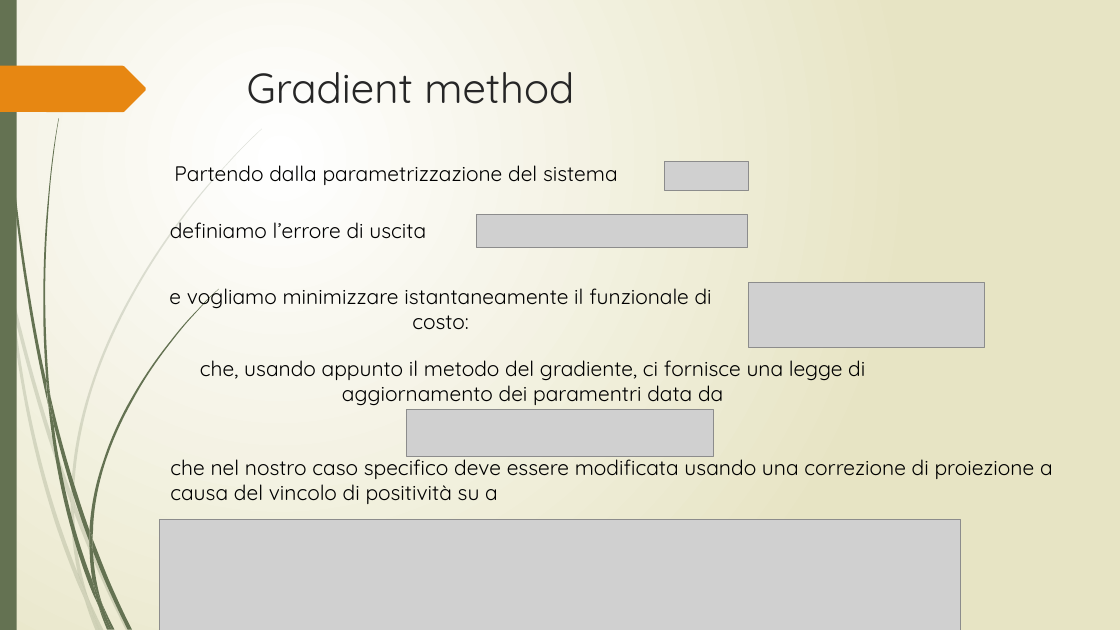
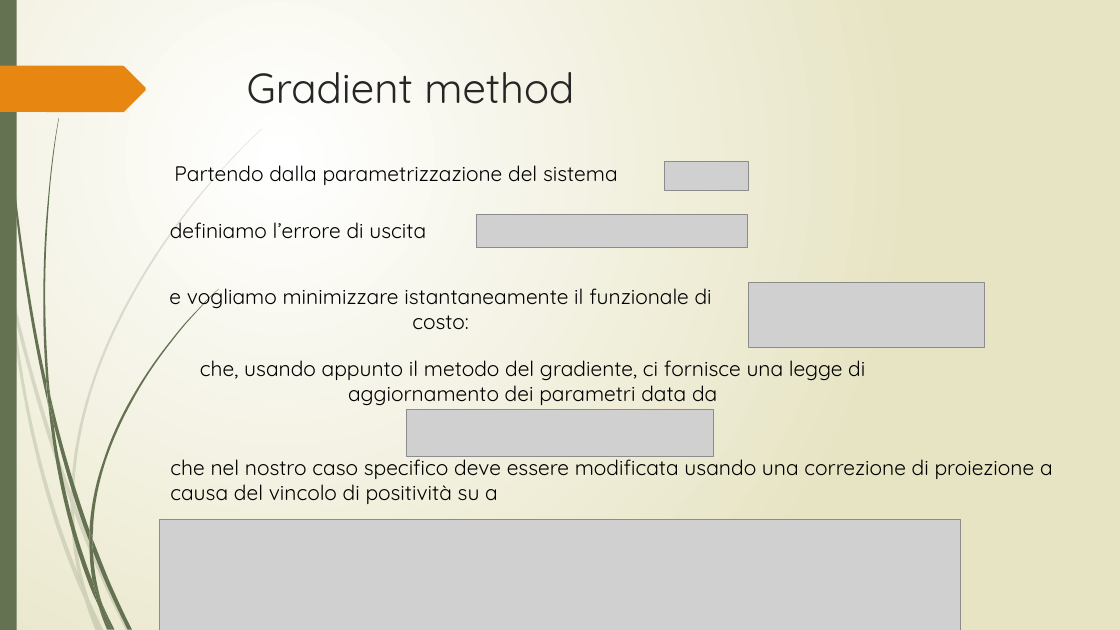
Before and after one commit to simonesinceri/CRA-2020-2021, a slide deck: slide 3 of Assignment_2/presentazione ass2.pptx. Drawn at 1120x630 pixels with LibreOffice and Linux fonts; fonts in the diff are those of the drawing; grey boxes stand for pictures. Boxes give left, top, right and bottom in pixels: in the first picture for what was removed or moved away, otherwise in the second. Text is boxed around its words. In the diff, an @@ line names an element or a change of style, - is before the commit and + after.

```diff
--- a/Assignment_2/presentazione ass2.pptx
+++ b/Assignment_2/presentazione ass2.pptx
@@ text at <box>200,360,865,406</box>: text changed @@
-che, usando appunto il metodo del gradiente, ci fornisce una legge di aggiornamento dei paramentri data da
+che, usando appunto il metodo del gradiente, ci fornisce una legge di aggiornamento dei parametri data da
```
